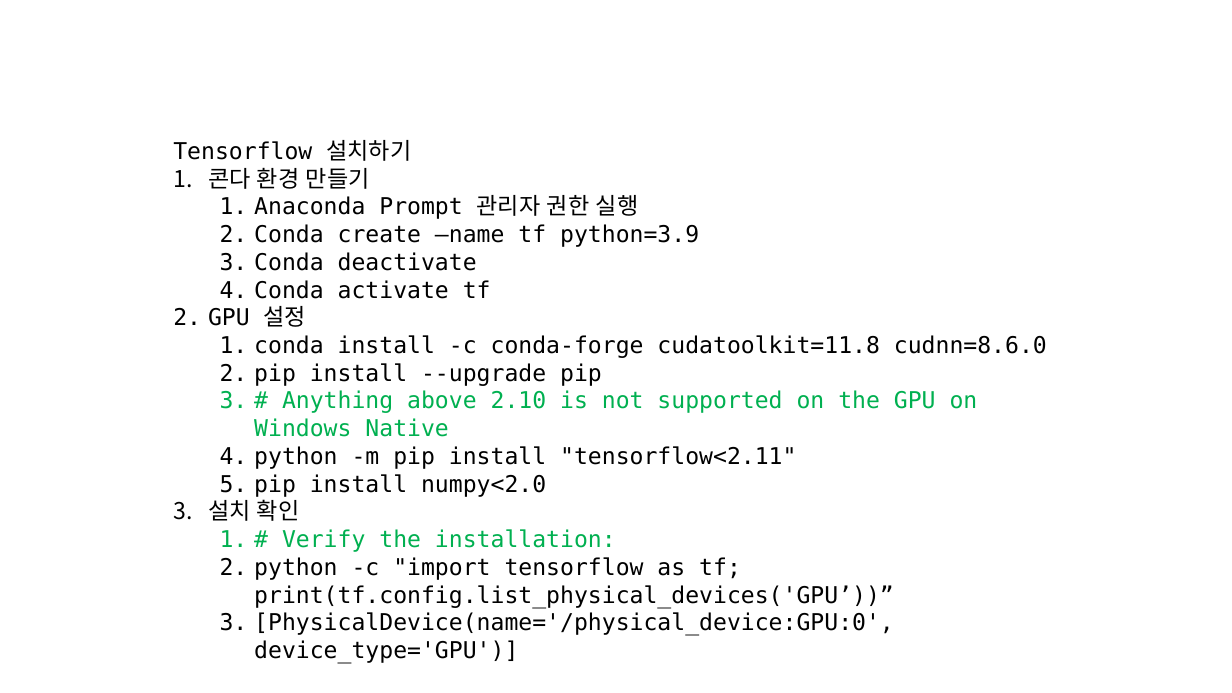
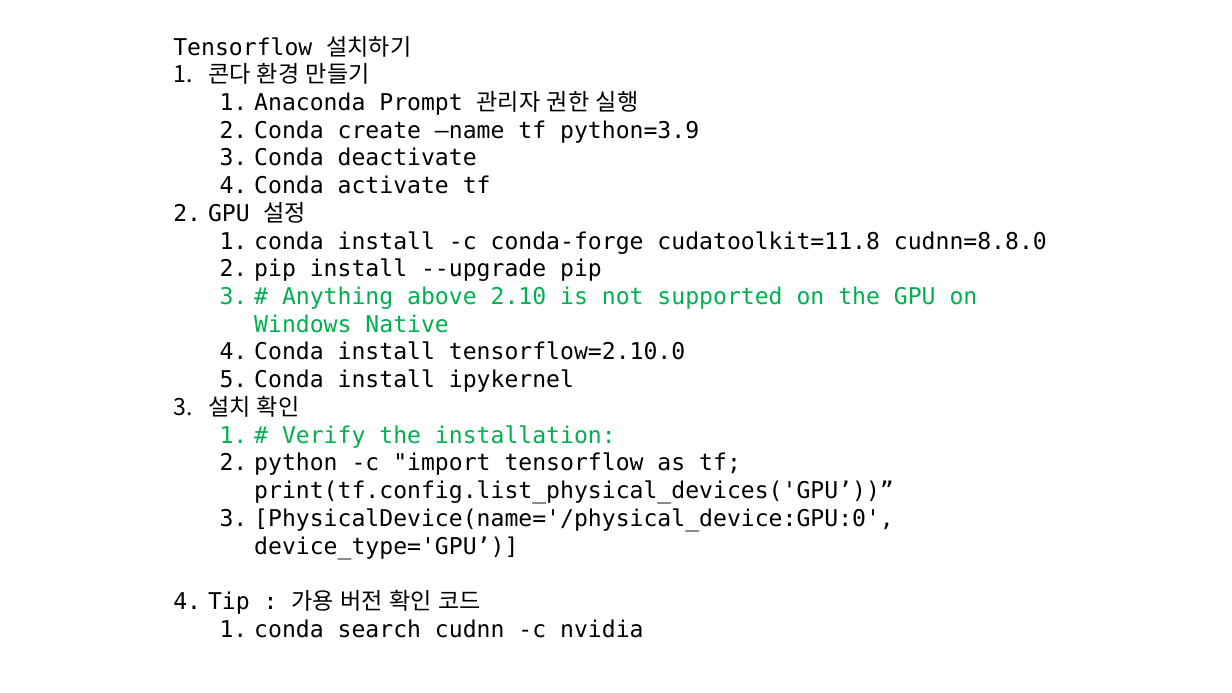
Before and after one commit to TaewanGwon/bitcoin, a slide deck: slide 6 of Tensorflow&Pytorch_GPU_Setup_20250319.pptx (slide 5 before the commit). Drawn at 1232x693 pixels with LibreOffice and Linux fonts; fonts in the diff are those of the drawing. Boxes give left, top, right and bottom in pixels: in the first picture for what was removed or moved away, otherwise in the second. Text is boxed around its words. In the diff, an @@ line names an element or a change of style, - is before the commit and + after.

```diff
--- a/Tensorflow&Pytorch_GPU_Setup_20250319.pptx
+++ b/Tensorflow&Pytorch_GPU_Setup_20250319.pptx
@@ text "Tensorflow 설치하기" moved from (x1=173, y1=140, x2=1047, y2=664) to (x1=173, y1=36, x2=1047, y2=638) @@
@@ text at (x1=254, y1=231, x2=1047, y2=254): text changed @@
-  1. conda install -c conda-forge cudatoolkit=11.8 cudnn=8.6.0
+  1. conda install -c conda-forge cudatoolkit=11.8 cudnn=8.8.0
@@ text at (x1=254, y1=341, x2=685, y2=392): text changed @@
-  4. python -m pip install "tensorflow<2.11"
-  5. pip install numpy<2.0
+  4. Conda install tensorflow=2.10.0
+  5. Conda install ipykernel
@@ text at (x1=208, y1=508, x2=894, y2=638): text changed @@
-  3. [PhysicalDevice(name='/physical_device:GPU:0', device_type='GPU')]
+  3. [PhysicalDevice(name='/physical_device:GPU:0', device_type='GPU’)]
+4. Tip : 가용 버전 확인 코드
+  1. conda search cudnn -c nvidia
```
Also in this commit, not shown: 3 other slides changed, 1 slide added.
